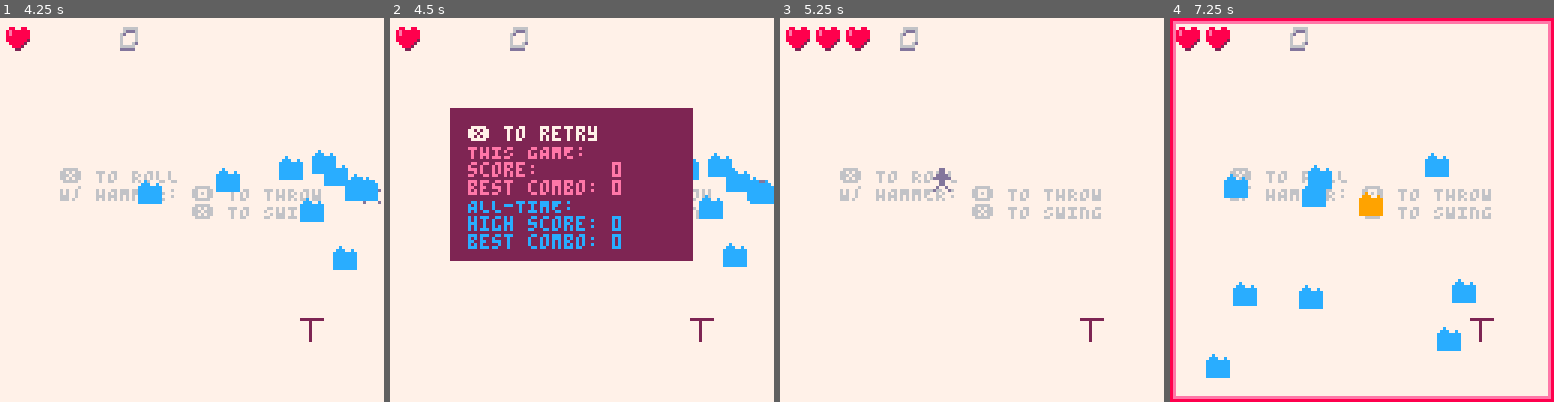
Above: before the commit, frames 1-4 (left to right).
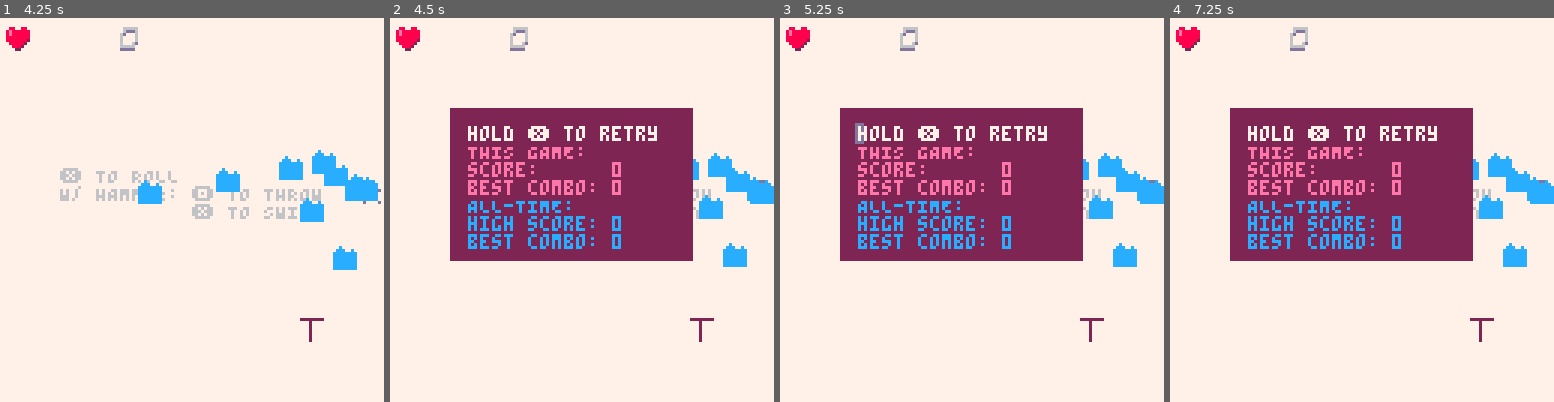
Above: after the commit, the same moments.

Repository: wsasaki01/icebreaker
Game: PICO-8 cartridge p1/icebreaker-p1.p8
Two runs of this game, one before a commit and one after it. Both use one fixed random seed, a clock stepped at 60 frames per second and the inputs below.
Inputs:
- Up to frame 1 (4.25 s): tap X (X key) at 0.33, 1.07, 1.85, 2.97, 4.08 s; tap O (Z key) at 0.7, 1.7, 2.1, 2.5, 2.9, 3.3, 3.7, 4.1 s; hold Right 1.6-2.1 s; hold Up 2.15-2.42 s; hold Right 2.47-3.03 s; hold Left 3.08-3.58 s; hold Down 3.63-3.97 s; hold Right from 4.02 s (still down)
- Up to frame 2 (4.5 s): keep holding Right
- Up to frame 3 (5.25 s): tap O (Z key) at 4.5, 4.9 s; release Right at 4.68 s; hold Up 4.73-5.03 s; hold Left from 5.08 s (still down); tap X (X key) at 5.2 s
- Up to frame 4 (7.25 s): tap O (Z key) every 0.4 s from 5.3 to 6.9 s; release Left at 5.68 s; hold Down 5.73-6.03 s; hold Right 6.08-6.58 s; tap X (X key) at 6.32 s; hold Right 6.63-7.13 s; hold Up from 7.18 s (still down)

Frame 1 is identical in both runs. In frame 2, 0.9% of the frame differs, in the area x 20-70%, y 28-33%; in frame 3, 27%; in frame 4, 34%, in the area x 0-100%, y 0-100%.

Commit message:
Hold to retry

Diff:
--- a/p1/main.lua
+++ b/p1/main.lua
@@ -26,6 +26,9 @@
     hitstop = false
     hs_count = 0
     hs_frames = 3
+
+    retry_hold = 0
+    retry_frames = 30
 end
 
 function start_game()
@@ -336,7 +339,14 @@
             end
         end
     elseif retry then
-        if btnp("5") then
+        if btn("5") then
+            retry_hold +=1
+        else
+            retry_hold = 0
+        end
+
+        if retry_hold == retry_frames then
+            retry_hold = 0
             retry = false
             play = true
             start_game()
@@ -390,7 +400,10 @@
         score()
     elseif retry then
         rectfill(20, 30, 100, 80, 2)
-        print("❎ to retry", 26, 36, 7)
+        if retry_hold != 0 then
+            rectfill(25, 35, 25+64*(retry_hold/retry_frames), 41, 13)
+        end
+        print("hold ❎ to retry", 26, 36, 7)
         print("THIS GAME:", 14)
         print("score:      "..tostr(p.score))
         print("best combo: "..tostr(p.combo_record))
